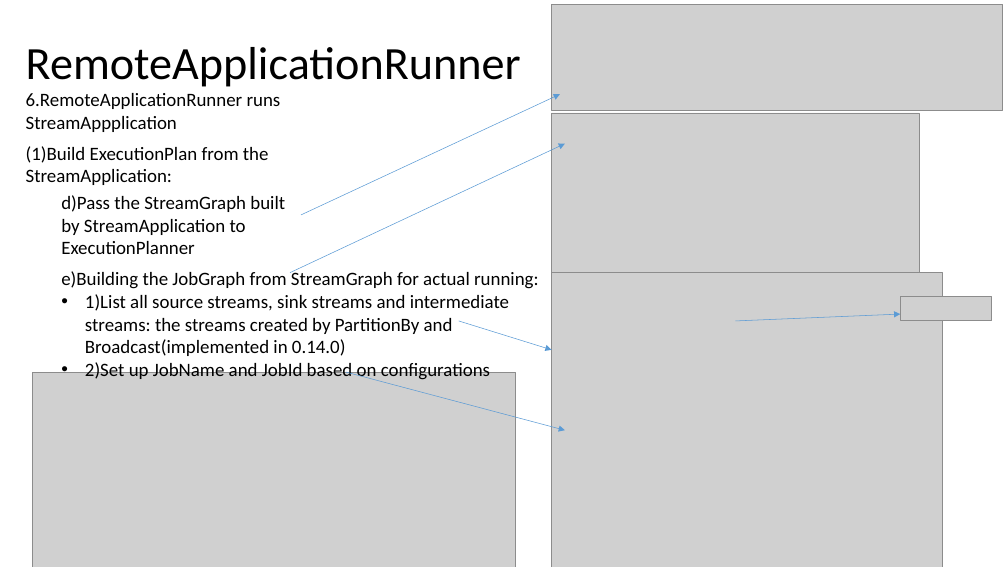
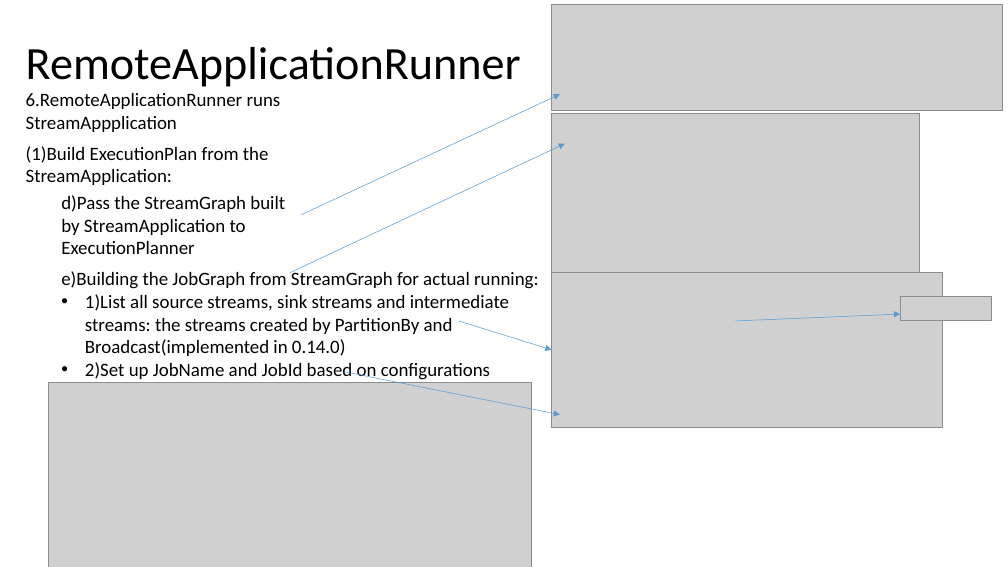
Before and after one commit to Swrrt/Samza-Documents, a slide deck: slide 43 of Documentation/SamzaStructure.pptx (slide 42 before the commit). Drawn at 1008x567 pixels with LibreOffice and Linux fonts; fonts in the diff are those of the drawing; grey boxes stand for pictures. Boxes give left, top, right and bottom in pixels: in the first picture for what was removed or moved away, otherwise in the second. Text is boxed around its words. In the diff, an @@ line names an element or a change of style, - is before the commit and + after.

```diff
--- a/Documentation/SamzaStructure.pptx
+++ b/Documentation/SamzaStructure.pptx
@@ picture: place and size @@
-picture at <box>552,272,943,567</box>
+picture at <box>552,272,943,428</box>
@@ picture: place and size @@
-picture at <box>33,372,516,567</box>
+picture at <box>48,383,532,567</box>
@@ arrow moved from (346, 372) - (565, 430) to (346, 372) - (560, 414) @@
```
Also in this commit, not shown: 3 other slides changed, 5 slides added.
